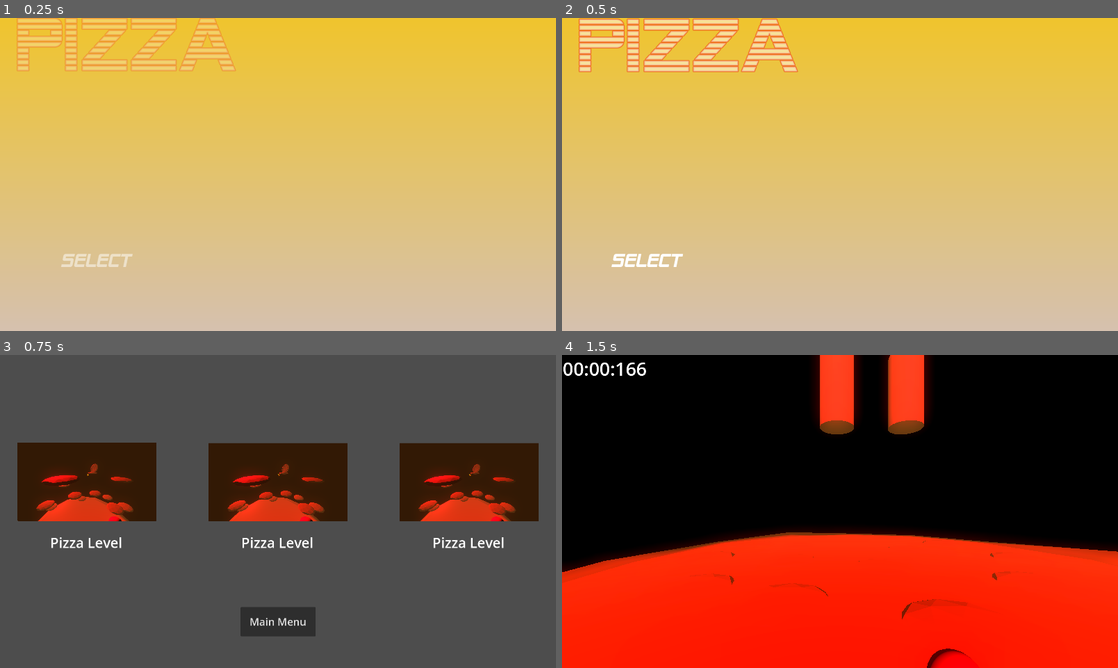
Above: before the commit, frames 1-4 (two rows, left to right).
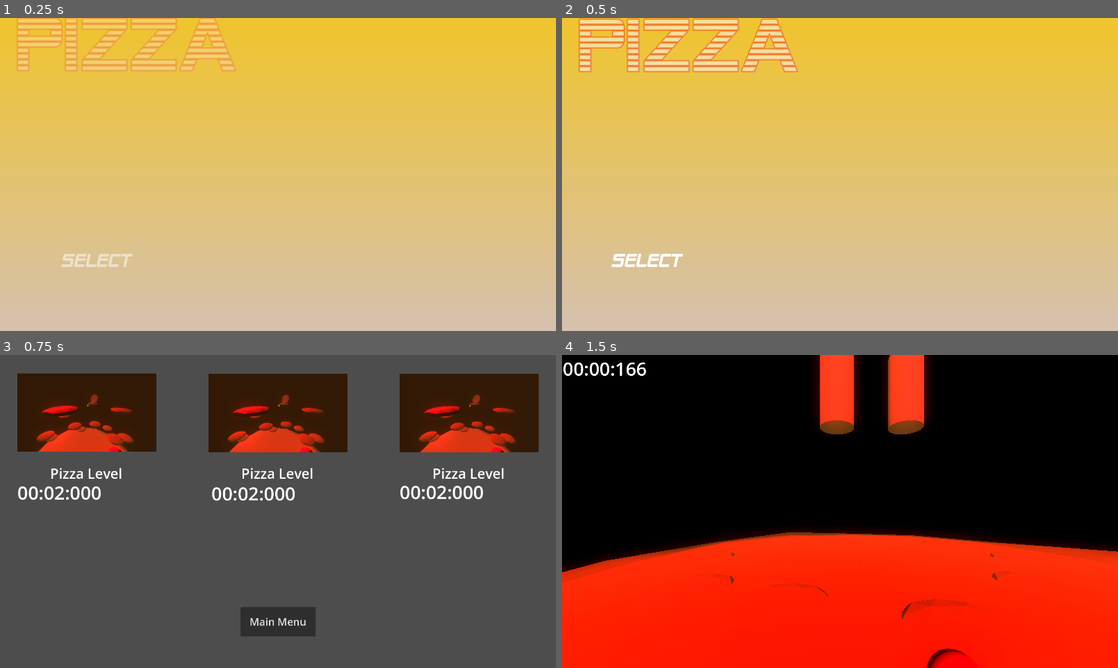
Above: after the commit, the same moments.

Repository: MattCharles/Dreams
Game: Godot game, scene res://Scenes/menu.tscn
The game is run twice, just before and just after one commit, with the same random seed, the same clock (stepped at 60 frames per second) and the same inputs. Sound files missing from this copy of the repository are replaced by a short silence.
Inputs (mouse positions are in pixels of both pictures, inside the frame that each line leads up to; where the layout moved, square brackets give the same spot in the first picture):
- Up to frame 1 (0.25 s): no input
- Up to frame 2 (0.5 s): no input
- Up to frame 3 (0.75 s): click "Select" at 0.5 s
- Up to frame 4 (1.5 s): click (650, 411) [650, 483] at 1.25 s

Frames 1-2 are identical in both runs. In frame 3, 35% of the frame differs, in the area x 3-97%, y 5-62%; in frame 4, nothing differs.

Commit message:
Added speedrun goals to level select

Diff:
--- a/Scenes/LevelSelect.gd
+++ b/Scenes/LevelSelect.gd
@@ -2,15 +2,19 @@
 
 @export
 var levels: Array[PackedScene]
+var timers: Array[SpeedRunTimer] = []
+
+@onready var container = $HBoxContainer
 
 # Called when the node enters the scene tree for the first time.
 func _ready():
-	pass # Replace with function body.
-
-
-# Called every frame. 'delta' is the elapsed time since the previous frame.
-func _process(delta):
-	pass
+	for entry in container.get_children():
+		for node in entry.get_children():
+			if node is SpeedRunTimer:
+				timers.push_back(node)
+				node.stop_timer()
+				node.update(2)
+				node.label.text = node.print_formatted_time()
 
 
 func _on_pizza_level_button_pressed():
--- a/Scenes/LevelSelect.tscn
+++ b/Scenes/LevelSelect.tscn
@@ -1,8 +1,9 @@
-[gd_scene load_steps=6 format=3 uid="uid://dkqe4b8s7l6o0"]
+[gd_scene load_steps=7 format=3 uid="uid://dkqe4b8s7l6o0"]
 
 [ext_resource type="Texture2D" uid="uid://cn1ri3xkce317" path="res://Assets/2d/level_previews/pizza_level.png" id="1_6e1d4"]
 [ext_resource type="Script" path="res://Scenes/LevelSelect.gd" id="1_iv6t7"]
 [ext_resource type="PackedScene" uid="uid://yki14xrx84cy" path="res://Scenes/pizza_level.tscn" id="2_dg18m"]
+[ext_resource type="PackedScene" uid="uid://wadcbm6iue3p" path="res://Scenes/speedrun_timer.tscn" id="4_mybxu"]
 
 [sub_resource type="LabelSettings" id="LabelSettings_4idcl"]
 font_size = 48
@@ -26,9 +27,9 @@
 anchor_left = 0.5
 anchor_right = 0.5
 offset_left = -900.0
-offset_top = 600.0
+offset_top = 361.0
 offset_right = 900.0
-offset_bottom = 1080.0
+offset_bottom = 841.0
 grow_horizontal = 2
 theme_override_constants/separation = 660
 
@@ -63,6 +64,11 @@
 horizontal_alignment = 1
 vertical_alignment = 1
 
+[node name="SpeedrunTimer" parent="HBoxContainer/Level1" instance=ExtResource("4_mybxu")]
+layout_mode = 1
+offset_top = 69.0
+offset_bottom = 71.52
+
 [node name="Level2" type="Control" parent="HBoxContainer"]
 layout_mode = 2
 
@@ -93,6 +99,13 @@
 scale = Vector2(0.25, 0.25)
 texture_normal = ExtResource("1_6e1d4")
 stretch_mode = 0
+
+[node name="SpeedrunTimer" parent="HBoxContainer/Level2" instance=ExtResource("4_mybxu")]
+layout_mode = 1
+offset_left = 10.0
+offset_top = 72.0
+offset_right = 275.4
+offset_bottom = 74.52
 
 [node name="Level3" type="Control" parent="HBoxContainer"]
 layout_mode = 2
@@ -125,6 +138,11 @@
 texture_normal = ExtResource("1_6e1d4")
 stretch_mode = 0
 
+[node name="SpeedrunTimer" parent="HBoxContainer/Level3" instance=ExtResource("4_mybxu")]
+layout_mode = 1
+offset_top = 67.0
+offset_bottom = 69.52
+
 [node name="MainMenu" type="Button" parent="."]
 layout_mode = 1
 anchors_preset = 7
--- /dev/null
+++ b/Scenes/maaaaaaaaaaaaaaaaaaaaaaaatttest.gd
@@ -0,0 +1,23 @@
+extends Node3D
+
+@onready var player := $Player
+@onready var player_spawn := $PlayerSpawn
+
+@onready var pizza := $SpinningPizza/RigidBody3D
+@onready var pizza_spawn := $PizzaSpawn
+
+@onready var finish_line := $FinishLine
+
+func _ready():
+	finish_line.finished.connect(go_to_next_scene)
+	get_viewport().set_physics_object_picking(true)
+
+func _process(delta):
+	if player.position.y < -30:
+		player.respawn(player_spawn.position)
+	if pizza.position.y < -30:
+		pizza.position = pizza_spawn.position
+		pizza.linear_velocity = Vector3.ZERO
+
+func go_to_next_scene():
+	pass
--- a/Scenes/maaaaaaaaaaaaaaaaaaaaaaaatttest.tscn
+++ b/Scenes/maaaaaaaaaaaaaaaaaaaaaaaatttest.tscn
@@ -1,5 +1,6 @@
-[gd_scene load_steps=11 format=3 uid="uid://blpr8kc3qthqn"]
-
+[gd_scene load_steps=12 format=3 uid="uid://blpr8kc3qthqn"]
+
+[ext_resource type="Script" path="res://Scenes/maaaaaaaaaaaaaaaaaaaaaaaatttest.gd" id="1_krs41"]
 [ext_resource type="PackedScene" uid="uid://chkkys4p7l1vq" path="res://Scenes/Player.tscn" id="2_pmujm"]
 [ext_resource type="PackedScene" uid="uid://kvdu4itnqh2e" path="res://Assets/pizza/spinningpizza.tscn" id="3_l6ltx"]
 [ext_resource type="PackedScene" uid="uid://d4ama7j4hhi68" path="res://Scenes/finish_line.tscn" id="4_rgyji"]
@@ -28,6 +29,7 @@
 size = Vector3(10, 10, 10)
 
 [node name="Node3D" type="Node3D"]
+script = ExtResource("1_krs41")
 
 [node name="WorldEnvironment" type="WorldEnvironment" parent="."]
 environment = SubResource("Environment_rrpnd")
@@ -313,10 +315,11 @@
 transform = Transform3D(1, 0, 0, 0, 1, 0, 0, 0, 1, -12.3892, -10.05, 145.523)
 
 [node name="PizzaSpawn" type="Node3D" parent="."]
-transform = Transform3D(1, 0, 0, 0, 1, 0, 0, 0, 1, -1.63172, 1.8541, -0.0998753)
+transform = Transform3D(1, 0, 0, 0, 1, 0, 0, 0, 1, -1.63172, 1.8541, -1.25549)
+top_level = true
 
 [node name="SpinningPizza" parent="." instance=ExtResource("3_l6ltx")]
-transform = Transform3D(1, 0, 0, 0, 1, 0, 0, 0, 1, 4.39247, 0, -0.653124)
+transform = Transform3D(1, 0, 0, 0, 1, 0, 0, 0, 1, 3.81854, 0, -0.653124)
 
 [node name="FinishLine" parent="." instance=ExtResource("4_rgyji")]
 transform = Transform3D(3, 0, 0, 0, 3, 0, 0, 0, 3, -1.08098, 2.40726, -44.3743)
--- a/SpeedrunTimer.gd
+++ b/SpeedrunTimer.gd
@@ -1,65 +1,60 @@
 extends Control
+class_name SpeedRunTimer
 
 @onready var label = $Label
 
-class SpeedrunTimer:
-	var time := 0.0
-	var timer_on := false
-	var mills := 0.0
-	var secs := 0.0
-	var mins := 0.0
-	var hours := 0.0
-	var days := 0.0
+var time := 0.0
+var timer_on := false
+var mills := 0.0
+var secs := 0.0
+var mins := 0.0
+var hours := 0.0
+var days := 0.0
 
-	func update(delta:float):
-		time += delta
+func update(delta:float):
+	time += delta
 
-	func is_faster_than(other:SpeedrunTimer) -> bool:
-		return time > other.time
+func print_formatted_time() -> String:
+	mills = fmod(time, 1) * 1000
+	secs = fmod(time, 60)
+	mins = fmod(time, 3600) / 60
+	hours = fmod(fmod(time, 3600 * 60) / 3600, 24)
+	days = fmod(time, 12960000) / 86400
+	if days >= 1:
+		return "%02d:%02d:%02d:%02d:%03d" % [days, hours, mins, secs, mills]
+	elif hours >= 1:
+		return "%02d:%02d:%02d:%03d" % [hours, mins, secs, mills]
+	else:
+		return "%02d:%02d:%03d" % [mins, secs, mills]
 
-	func print_formatted_time() -> String:
-		mills = fmod(time, 1) * 1000
-		secs = fmod(time, 60)
-		mins = fmod(time, 3600) / 60
-		hours = fmod(fmod(time, 3600 * 60) / 3600, 24)
-		days = fmod(time, 12960000) / 86400
-		if days >= 1:
-			return "%02d:%02d:%02d:%02d:%03d" % [days, hours, mins, secs, mills]
-		elif hours >= 1:
-			return "%02d:%02d:%02d:%03d" % [hours, mins, secs, mills]
-		else:
-			return "%02d:%02d:%03d" % [mins, secs, mills]
-
-	func start():
-		timer_on = true
-
-var timer := SpeedrunTimer.new()
+func start():
+	timer_on = true
 
 signal finished_level(time:float)
 
 func _ready():
-	timer.start()
+	timer_on = true
 	var finish_lines = get_tree().get_nodes_in_group("finish_lines")
 	for finish_line in finish_lines:
 		finish_line.finished.connect(finish_level)
 
 func _process(delta):
-	if not timer.timer_on:
+	if not timer_on:
 		return
-	timer.update(delta)
+	update(delta)
 
-	label.text = timer.print_formatted_time()
+	label.text = print_formatted_time()
 
 func finish_level():
 	stop_timer()
-	emit_signal("finished_level", timer.time)
+	emit_signal("finished_level", time)
 
 func stop_timer():
-	timer.timer_on = false
+	timer_on = false
 
 func start_timer():
-	timer.start()
+	start()
 
 func restart_timer():
-	timer.timer_on = true
-	timer.time = 0
+	timer_on = true
+	time = 0
